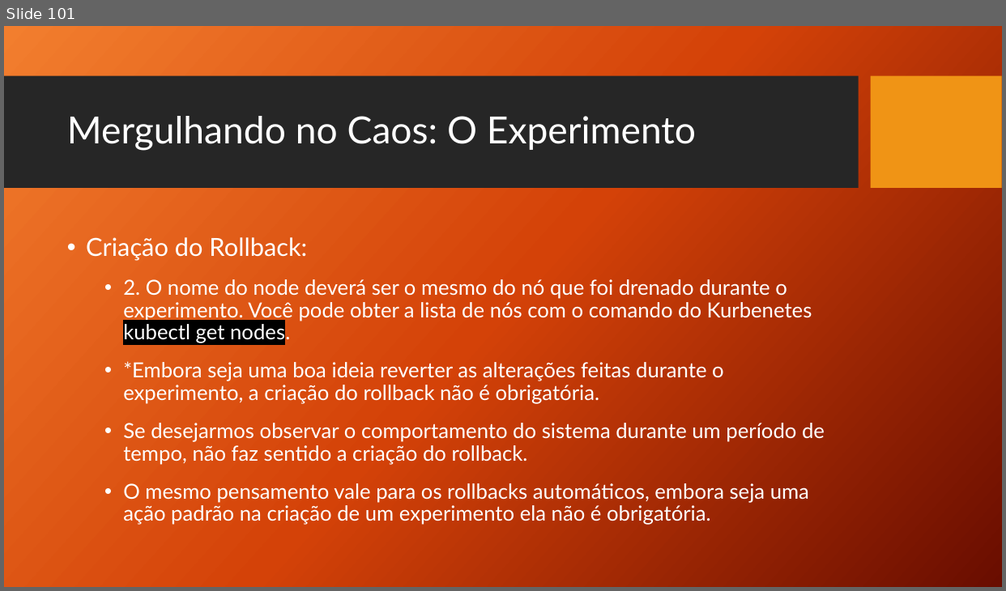
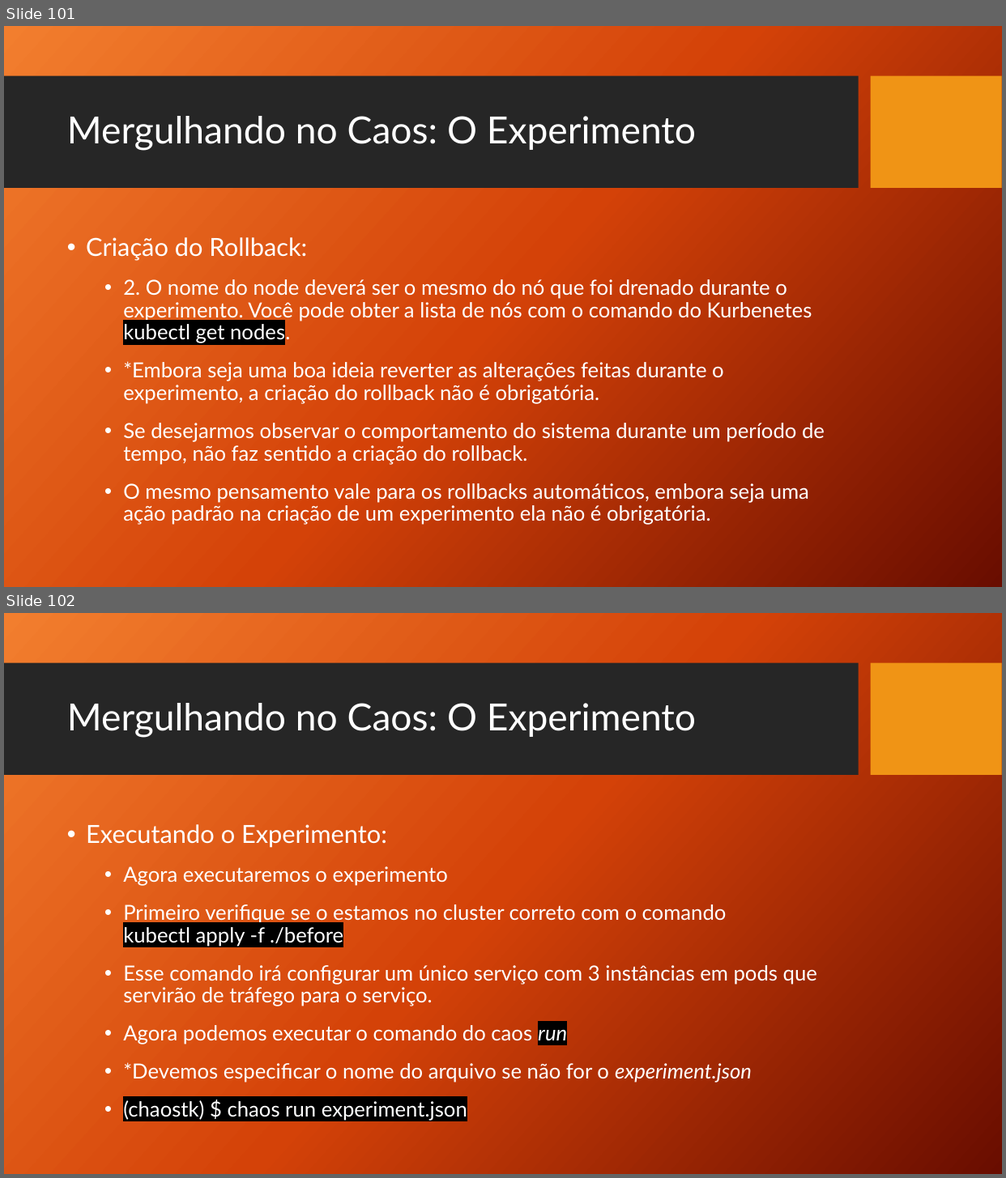
Before and after one commit to TCC-Chaos-Engineering/docs-chaos-engineering, a slide deck: docs/Chaos Engineering - Das Hipoteses aos Testes.pptx. Shown one above the other, each under a label of ours: slide 101 before the commit, slides 101 and 102 after it. The pictures are 1006x591 and 1006x1178 pixels, drawn with LibreOffice and Linux fonts; fonts in the diff are those of the drawing; background and template pictures are left out. Boxes give left, top, right and bottom in pixels: in the first picture for what was removed or moved away, otherwise in the second. Text is boxed around its words. In the diff, an @@ line names an element or a change of style, - is before the commit and + after.

```diff
--- a/docs/Chaos Engineering - Das Hipoteses aos Testes.pptx
+++ b/docs/Chaos Engineering - Das Hipoteses aos Testes.pptx
@@ slide 102 added at [4, 613, 1002, 1174], background picture (left out); not listed: 2 template elements that a slide beside it also shows @@
@@ title added at [67, 703, 696, 738], 36 pt, text #FFFFFF @@
+Mergulhando no Caos: O Experimento
@@ text added at [86, 824, 817, 1121], 20 pt, text #FFFFFF @@
+• Executando o Experimento:
+  • Agora executaremos o experimento
+  • Primeiro verifique se o estamos no cluster correto com o comando
+    kubectl apply -f ./before
+  • Esse comando irá configurar um único serviço com 3 instâncias em pods que servirão de tráfego para o serviço.
+  • Agora podemos executar o comando do caos run
+  • *Devemos especificar o nome do arquivo se não for o experiment.json
+  • (chaostk) $ chaos run experiment.json
```
Also in this commit, not shown: 1 slide changed, 30 other slides added.
